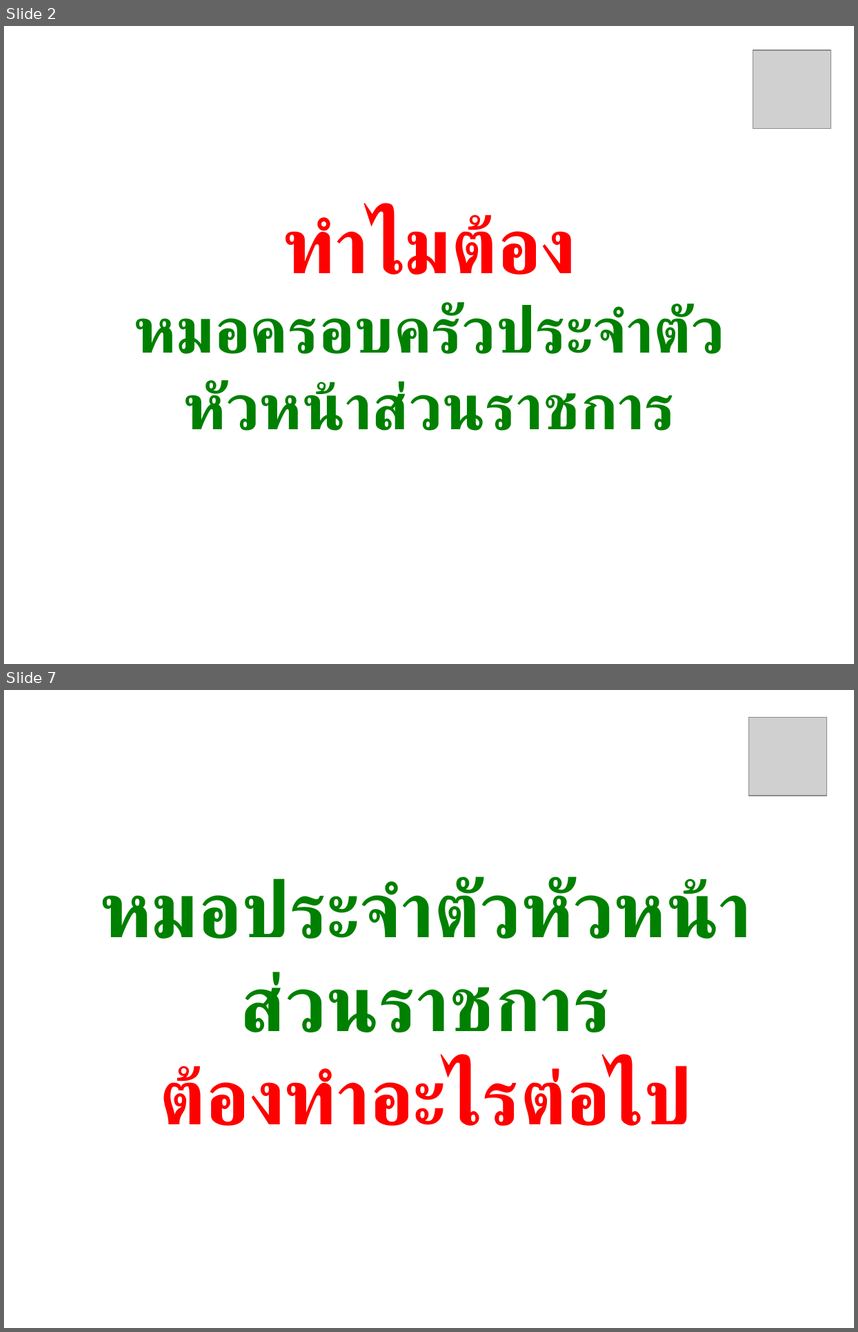
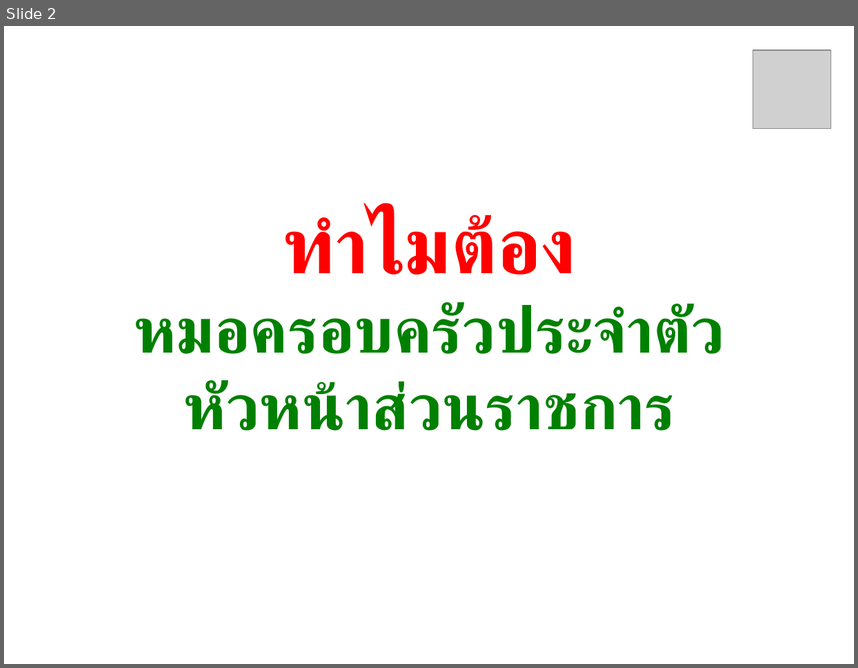
Before and after one commit to joblackpoc/Jobs_SSJ, a slide deck: family_Doctor/Chumphon_family_doctor.pptx. Shown one above the other, each under a label of ours: slides 2 and 7 before the commit, slide 2 after it; the slides between them are not shown. The pictures are 858x1332 and 858x668 pixels, drawn with LibreOffice and Linux fonts; fonts in the diff are those of the drawing; grey boxes stand for pictures; background and template pictures are left out. Boxes give left, top, right and bottom in pixels: in the first picture for what was removed or moved away, otherwise in the second. Text is boxed around its words. In the diff, an @@ line names an element or a change of style, - is before the commit and + after.

```diff
--- a/family_Doctor/Chumphon_family_doctor.pptx
+++ b/family_Doctor/Chumphon_family_doctor.pptx
@@ slide 7 removed at [4,690,854,1328], background picture (left out) @@
@@ picture removed at [749,717,827,796] @@
@@ text removed at [100,876,708,1125] @@
-หมอประจำตัวหัวหน้าส่วนราชการ
-ต้องทำอะไรต่อไป
```
Also in this commit, not shown: 1 slide changed, 1 slide added, 7 other slides removed, 37 other files.
